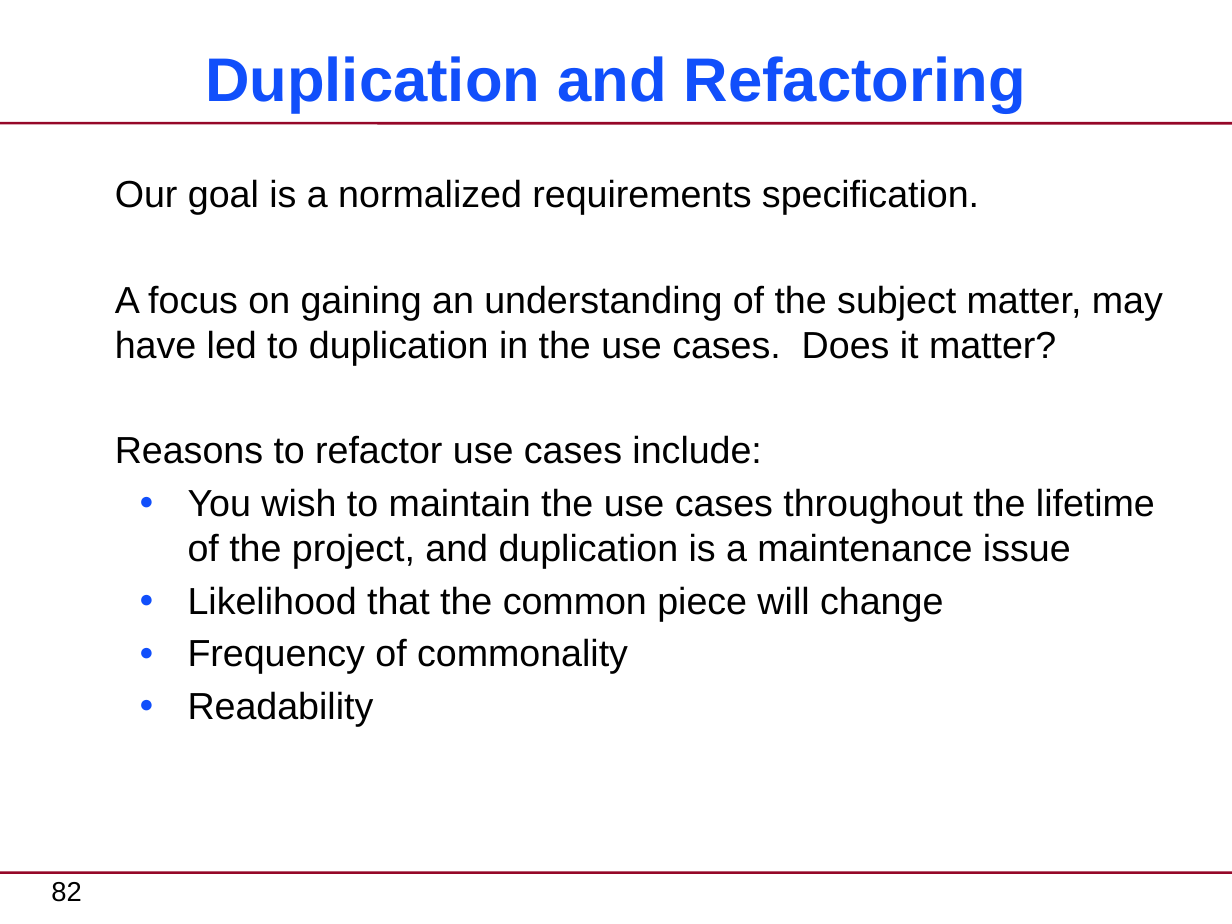
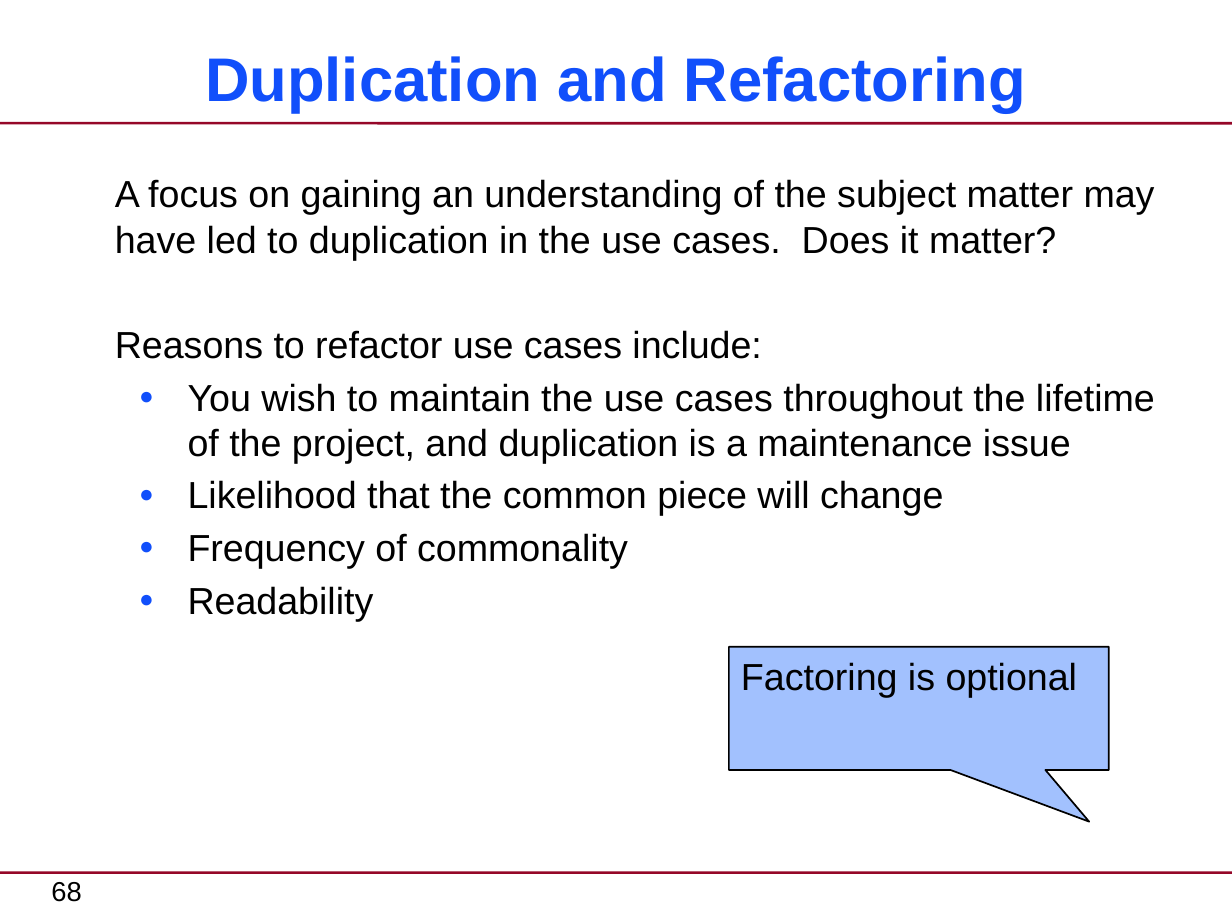
Before and after one commit to xtuml/training, a slide deck: slide 68 of courses/xtUML-Modeling/Requirements-Clarification/RequirementsClarification-CourseSlides.pptx (slide 82 before the commit). Drawn at 1232x924 pixels with LibreOffice and Linux fonts; fonts in the diff are those of the drawing. Boxes give left, top, right and bottom in pixels: in the first picture for what was removed or moved away, otherwise in the second. Text is boxed around its words. In the diff, an @@ line names an element or a change of style, - is before the commit and + after.

```diff
--- a/courses/xtUML-Modeling/Requirements-Clarification/RequirementsClarification-CourseSlides.pptx
+++ b/courses/xtUML-Modeling/Requirements-Clarification/RequirementsClarification-CourseSlides.pptx
@@ text at (115,179,1155,260): text changed @@
-Our goal is a normalized requirements specification.
-A focus on gaining an understanding of the subject matter, may have led to duplication in the use cases. Does it matter?
+A focus on gaining an understanding of the subject matter may have led to duplication in the use cases. Does it matter?
@@ speech box added at (729,647,1109,770), fill #A2C1FE, outline #000000 1 pt, 22 pt, text #000000 @@
+Factoring is optional
@@ page number at (51,882,81,902): text changed @@
-82
+68
```
Also in this commit, not shown: 44 other slides changed, 17 slides added, 34 slides removed.
